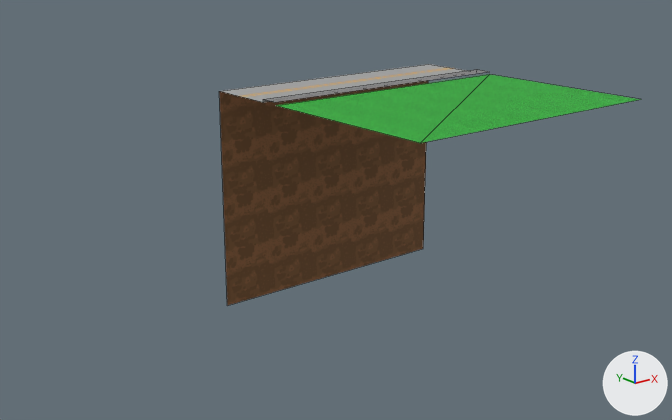
Renders of the FBX model Game/Assets/MainGame/Level/Segments/Models/Terrain_01_connector.FBX from each side of a commit.
The view is the same before and after, from a camera (50 mm lens) standing at (-402.0, -391.0, 85.0) and looking at (-128.0, -49.0, -52.0). Arrows for +X, +Y and +Z are at lower right; the lights stay in place. Mesh edges are drawn as thin lines. Where no turn or scale is listed for an object, it has been applied to the vertices.

In view in the first picture: 'Terrain_01', 'Terrain_01_grass', 'Terrain_01_ground'.
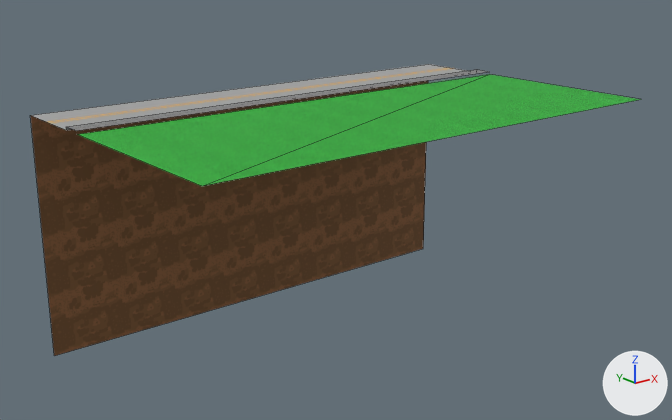
What differs and where, as boxes [x1, y1, x2, y2] in the pictures (672 x 420 px):
'Terrain_01_ground', reshaped (90% wider, 22% taller): before [219, 81, 428, 306]; after [30, 81, 428, 356]
'Terrain_01_grass', reshaped (54% wider, 61% taller): before [275, 74, 641, 143]; after [77, 74, 641, 186]
'Terrain_01', mesh rescaled (71% wider, 74% taller): before [221, 64, 489, 102]; after [31, 64, 489, 131]

Diff of the bpy script that builds the scene:
```diff
--- a/Game/Assets/MainGame/Level/Segments/Models/Terrain_01_connector.FBX.py
+++ b/Game/Assets/MainGame/Level/Segments/Models/Terrain_01_connector.FBX.py
@@ me_mesh_001 @@
 me_mesh_001.from_pydata(...)  # 4 vertices, 1 face; spans x -150.0..0.0, y 20.0, z -120.0..0.0
 # used by ob_terrain_01_ground; location = (0.0, 0.0, 0.0)
-me_mesh_001.vertices[0].co = (-150.0, 20.0, -120.0)  # pixel (227, 305)
-me_mesh_001.vertices[2].co = (-150.0, 20.0, 0.0)  # pixel (219, 91)
+# me_mesh_001 part 3
+me_mesh_001.vertices[0].co = (-250.0, 20.0, -120.0)  # pixel (54, 355)
+me_mesh_001.vertices[2].co = (-250.0, 20.0, 0.0)  # pixel (30, 115)
 me_mesh_001.materials.append(mat_02___default)
@@ me_mesh_002 @@
 me_mesh_002.from_pydata(...)  # 4 vertices, 2 faces; spans x -150.0..0.0, y -130.0..-30.0, z 0.0
 # used by ob_terrain_01_grass; location = (0.0, 0.0, 0.0)
-me_mesh_002.vertices[0].co = (-150.0, -130.0, 0.0)  # pixel (420, 143)
-me_mesh_002.vertices[2].co = (-150.0, -30.0, 0.0)  # pixel (275, 105)
+# me_mesh_002 part 1
+me_mesh_002.vertices[0].co = (-250.0, -130.0, 0.0)  # pixel (201, 186)
+me_mesh_002.vertices[2].co = (-250.0, -30.0, 0.0)  # pixel (76, 134)
 me_mesh_002.materials.append(mat_04___default)
@@ me_mesh @@
 me_mesh.from_pydata(...)  # 8 vertices, 3 faces; spans x -150.0..0.0, y -30.0..20.0, z 0.0..2.0
 # used by ob_terrain_01; location = (0.0, 0.0, 0.0)
+# me_mesh part 2: the whole mesh is scaled about the mesh origin by (1.67, 1, 1)
 me_mesh.materials.append(mat_01___default)
```
